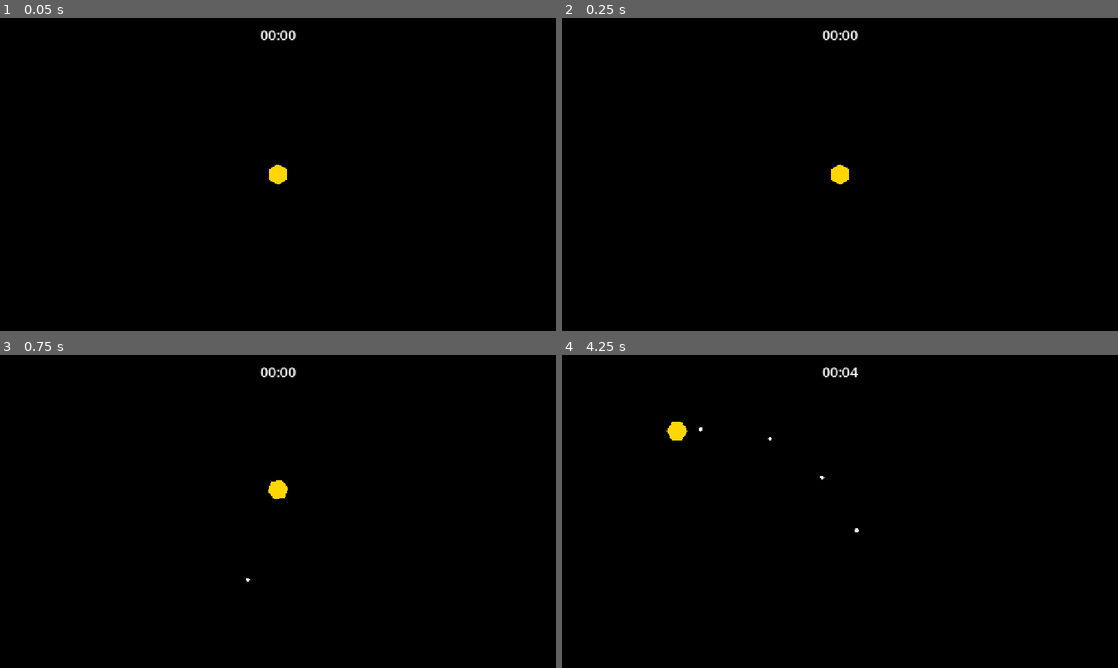
Above: before the commit, frames 1-4 (two rows, left to right).
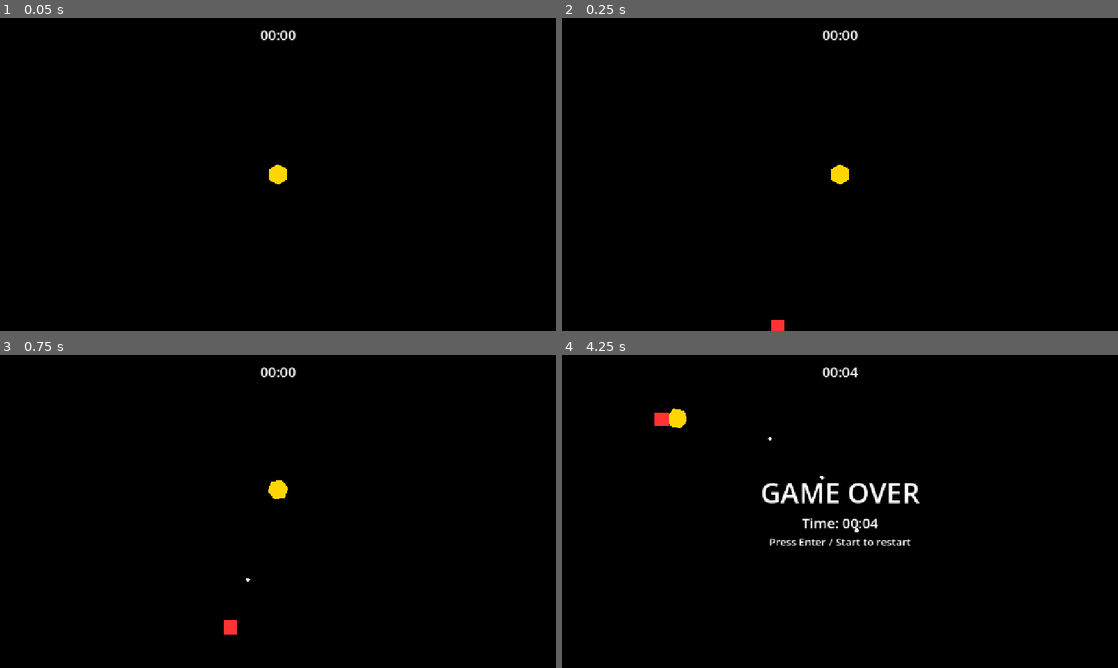
Above: after the commit, the same moments.

Repository: jkuivalainen/space-shooter
Game: Godot game, scene res://scenes/main.tscn
Same seed, same stepped clock (60 frames per second), same inputs: the game is played once before the commit and once after it.
Inputs (mouse positions are in pixels of both pictures, inside the frame that each line leads up to):
- Up to frame 1 (0.05 s): no input
- Up to frame 2 (0.25 s): no input
- Up to frame 3 (0.75 s): tap Enter (restart) at 0.5 s; move the mouse to (250, 574) at 0.52 s; press the mouse at (250, 574) at 0.53 s; hold W (move_up) from 0.53 s (still down)
- Up to frame 4 (4.25 s): move the mouse to (1006, 558) at 1.27 s; release the mouse at (1006, 558) at 1.28 s; click (1006, 558) at 1.35 s; move the mouse to (673, 464) at 2.02 s; release W (move_up) at 2.03 s; press the mouse at (673, 464) at 2.03 s; hold A (move_left) 2.03-3.53 s; move the mouse to (867, 511) at 2.77 s; release the mouse at (867, 511) at 2.78 s; click (867, 511) at 2.85 s; move the mouse to (756, 433) at 3.52 s; press the mouse at (756, 433) at 3.53 s; hold S (move_down) from 3.53 s (still down)

Frame 1 is identical in both runs. In frame 2, less than 0.1% of the frame differs, in the area x 37-40%, y 96-100%; in frame 3, 0.1%; in frame 4, 1.8%, in the area x 16-65%, y 17-61%.

Commit message:
Fix enemies not moving and tune difficulty
- Add player to "player" group so enemies can find and chase it
- Increase enemy speed 120 → 180
- Increase spawn difficulty ramp 0.05 → 0.15 per 10s (reaches max ~11s)
- Fix integer division warning in hud.gd

Co-Authored-By: Claude Sonnet 4.6 <noreply@anthropic.com>

Diff:
--- a/project.godot
+++ b/project.godot
@@ -22,12 +22,17 @@
 [autoload]
 
 GameManager="*res://scripts/game_manager.gd"
+MCPRuntime="*uid://b6a24mtjrmn0g"
 
 [display]
 
 window/size/viewport_width=1280
 window/size/viewport_height=720
 window/stretch/mode="canvas_items"
+
+[editor_plugins]
+
+enabled=PackedStringArray("res://addons/auto_reload/plugin.cfg", "res://addons/godot_mcp_editor/plugin.cfg", "res://addons/godot_mcp_runtime/plugin.cfg")
 
 [input]
 
@@ -68,10 +73,6 @@
 ]
 }
 
-[editor_plugins]
-
-enabled=PackedStringArray("res://addons/auto_reload/plugin.cfg", "res://addons/godot_mcp_editor/plugin.cfg", "res://addons/godot_mcp_runtime/plugin.cfg")
-
 [rendering]
 
 environment/defaults/default_clear_color=Color(0, 0, 0, 1)
--- a/scripts/enemy.gd
+++ b/scripts/enemy.gd
@@ -4,7 +4,7 @@
 
 extends CharacterBody2D
 
-const SPEED: float = 120.0
+const SPEED: float = 180.0
 
 # Cached reference to the player node — resolved once in _ready.
 var _player: Node = null
--- a/scripts/enemy_spawner.gd
+++ b/scripts/enemy_spawner.gd
@@ -7,7 +7,7 @@
 const SPAWN_INTERVAL_START: float = 2.0
 const SPAWN_INTERVAL_MIN: float = 0.3
 # Reduce interval by this much for every 10 seconds survived.
-const DIFFICULTY_STEP: float = 0.05
+const DIFFICULTY_STEP: float = 0.15
 
 @onready var _enemy_scene: PackedScene = preload("res://scenes/enemy.tscn")
 
--- a/scripts/hud.gd
+++ b/scripts/hud.gd
@@ -25,4 +25,6 @@
 # Converts seconds to MM:SS string.
 func _format_time(seconds: float) -> String:
 	var s := int(seconds)
-	return "%02d:%02d" % [s / 60, s % 60]  # integer division is intentional here
+	var mins: int = floori(s / 60.0)
+	var secs: int = s % 60
+	return "%02d:%02d" % [mins, secs]
--- a/scripts/player.gd
+++ b/scripts/player.gd
@@ -15,6 +15,7 @@
 
 
 func _ready() -> void:
+	add_to_group("player")
 	GameManager.game_over.connect(_on_game_over)
 
 
